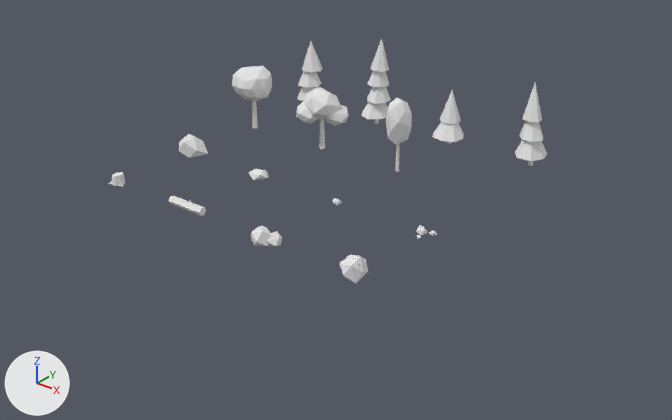
Two versions of the glTF model apps/chasm/assets/meshes/chasm_props.glb, one commit apart.
Camera for both pictures: a camera (50 mm lens) standing at (35.2, -41.5, 19.1) and looking at (10.7, -10.9, 0.1). The axes (+X, +Y, +Z) are drawn at lower left. The lights are the same throughout. The older version comes first.

Names of what the first picture shows: 'tree_oak_a', 'tree_oak_b', 'tree_oak_c', 'tree_pine_a', 'tree_pine_b', 'tree_pine_c', 'tree_pine_d' and 8 more.
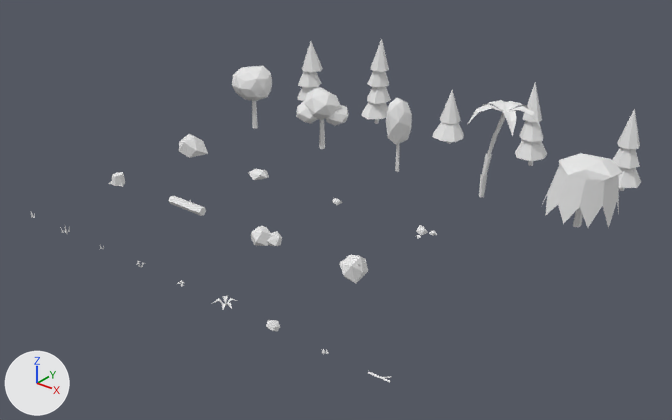
Changed parts and their boxes (x1, y1, x2, y2) in the pictures (672 x 420 px):
'tree_willow_a', added
    after: (542, 153, 623, 228)
'tree_pine_snow_a', added
    after: (612, 108, 641, 191)
'tree_palm_a', added
    after: (468, 100, 541, 197)
'shrub_a', added
    after: (266, 320, 280, 331)
'fern_a', added
    after: (211, 296, 237, 309)
'twig_a', added
    after: (368, 372, 391, 382)

Edits to the bpy script that builds the scene:
```text
Add me_tree_willow_a:
    me_tree_willow_a.from_pydata(...)  # 55 vertices, 66 faces; spans x -1.6..1.7, y -1.73..1.69, z -0.08..3.36
    me_tree_willow_a.materials.append(mat_palette)  # white #e7e7e7
Add me_tree_palm_a:
    me_tree_palm_a.from_pydata(...)  # 87 vertices, 92 faces; spans x -0.6..2.59, y -1.42..1.52, z -0.08..4.79
    me_tree_palm_a.materials.append(mat_palette)  # white #e7e7e7
Add me_tree_pine_snow_a:
    me_tree_pine_snow_a.from_pydata(...)  # 55 vertices, 88 faces; spans x -0.99..0.86, y -0.86..0.96, z -0.08..4.2
    me_tree_pine_snow_a.materials.append(mat_palette)  # white #e7e7e7
Add me_twig_a:
    me_twig_a.from_pydata(...)  # 12 vertices, 12 faces; spans x -0.544..0.359, y -0.135..0.218, z -0.016..0.061
    me_twig_a.materials.append(mat_palette)  # white #e7e7e7
Add me_shrub_a:
    me_shrub_a.from_pydata(...)  # 14 vertices, 23 faces; spans x -0.26..0.251, y -0.246..0.25, z -0.08..0.336
    me_shrub_a.materials.append(mat_palette)  # white #e7e7e7
Add me_fern_a:
    me_fern_a.from_pydata(...)  # 21 vertices, 20 faces; spans x -0.46..0.478, y -0.433..0.464, z -0.03..0.266
    me_fern_a.materials.append(mat_palette)  # white #e7e7e7
Add ob_tree_willow_a:
    ob_tree_willow_a = bpy.data.objects.new('tree_willow_a', me_tree_willow_a)
    ob_tree_willow_a.location = (20.0, -5.0, 0.0)
Add ob_tree_palm_a:
    ob_tree_palm_a = bpy.data.objects.new('tree_palm_a', me_tree_palm_a)
    ob_tree_palm_a.location = (15.0, -5.0, 0.0)
Add ob_tree_pine_snow_a:
    ob_tree_pine_snow_a = bpy.data.objects.new('tree_pine_snow_a', me_tree_pine_snow_a)
    ob_tree_pine_snow_a.location = (20.0, 0.0, 0.0)
Add ob_twig_a:
    ob_twig_a = bpy.data.objects.new('twig_a', me_twig_a)
    ob_twig_a.location = (20.0, -20.0, 0.0)
Add ob_shrub_a:
    ob_shrub_a = bpy.data.objects.new('shrub_a', me_shrub_a)
    ob_shrub_a.location = (15.0, -20.0, 0.0)
Add ob_fern_a:
    ob_fern_a = bpy.data.objects.new('fern_a', me_fern_a)
    ob_fern_a.location = (12.5, -20.0, 0.0)
```
